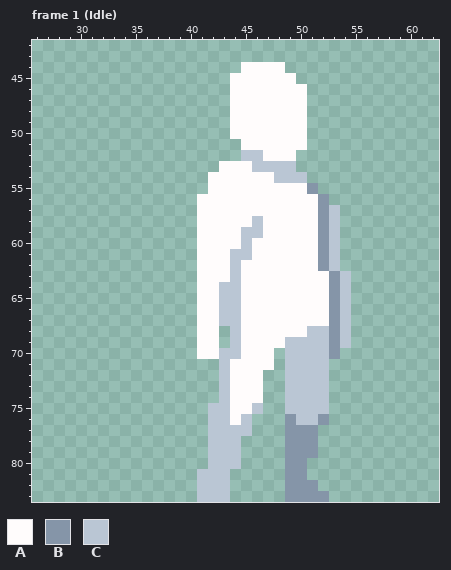
One commit to this pixel-art file: Assets/DeadRevolver/PixelPrototypePlayerSprites/Art/Aseprite/Player.aseprite. That is the earlier state.
96x84 pixels, 290 frames. Shown: frame 1 (Idle): x 26..62, y 42..83. The commit also changed other frames, which this record leaves out.
Visible layers, top first: "Player/Head", "Player/RightArm", "Player/Torso", "Player/LeftArm", "Player/RightLeg", "Player/LeftLeg".
Palette (. is transparent): A #fffcfc  B #8595a8  C #bac6d4
Pixels before, frame 1 (Idle), first column x 41:
44 ....AAAA......
45 ...AAAAAA.....
46 ...AAAAAAA....
47 ...AAAAAAA....
48 ...AAAAAAA....
49 ...AAAAAAA....
50 ...AAAAAAA....
51 ....AAAAAA....
52 ....CCAAA.....
53 ..AAACCCC.....
54 .AAAAAACCC....
55 .AAAAAAAAAB...
56 AAAAAAAAAAAB..
57 AAAAAAAAAAABC.
58 AAAAACAAAAABC.
59 AAAACCAAAAABC.
60 AAAACAAAAAABC.
61 AAACCAAAAAABC.
62 AAACAAAAAAABC.
63 AAACAAAAAAAABC
64 AACCAAAAAAAABC
65 AACCAAAAAAAABC
66 AACCAAAAAAAABC
67 AACCAAAAAAAABC
68 AA.CAAAAAACCBC
69 AA.CAAAACCCCBC
70 AACCAAA.CCCCB.
71 ..CAAAA.CCCC..
72 ..CAAA..CCCC..
73 ..CAAA..CCCC..
74 ..CAAA..CCCC..
75 .CCAAC..CCCC..
76 .CCAC...BCCB..
77 .CCCC...BBB...
78 .CCC....BBB...
79 .CCC....BBB...
80 .CCC....BB....
81 CCC.....BB....
82 CCC.....BBB...
83 CCC.....BBBB..
And afterwards:
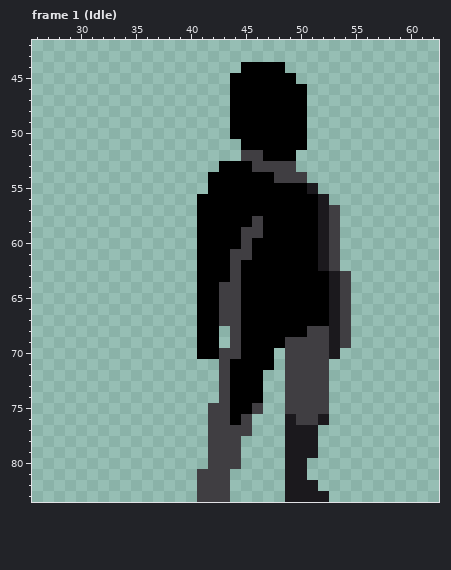
The exact change:
colour A: #fffcfc -> #000000
colour B: #8595a8 -> #1b191d
colour C: #bac6d4 -> #403e42
